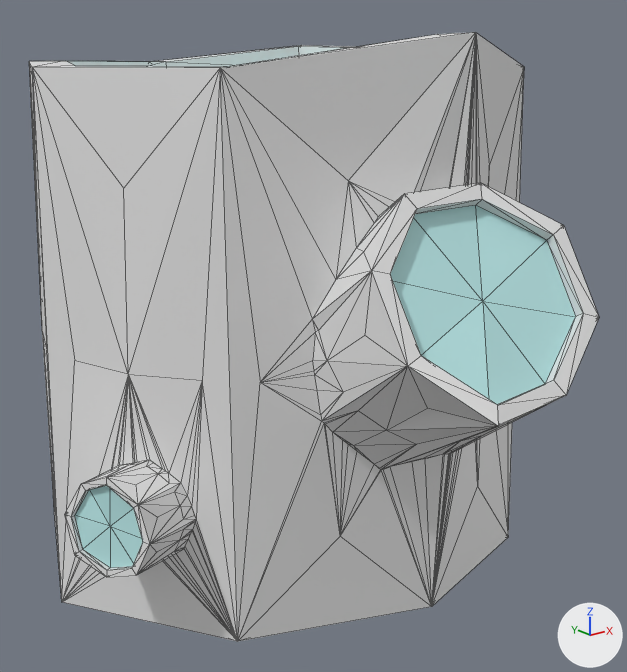
Two versions of the Blender file Assets/Models/MapObject/Log/B_Log.blend, one commit apart.
One viewpoint serves both versions: a 50 mm lens placed at (-1.065, -1.472, 9.514), pointed at (-0.014, -0.159, 8.989). Lighting does not change. The marker at lower right points along +X, +Y and +Z. Mesh edges are drawn as thin lines.

Objects in the first picture: 'Log'.
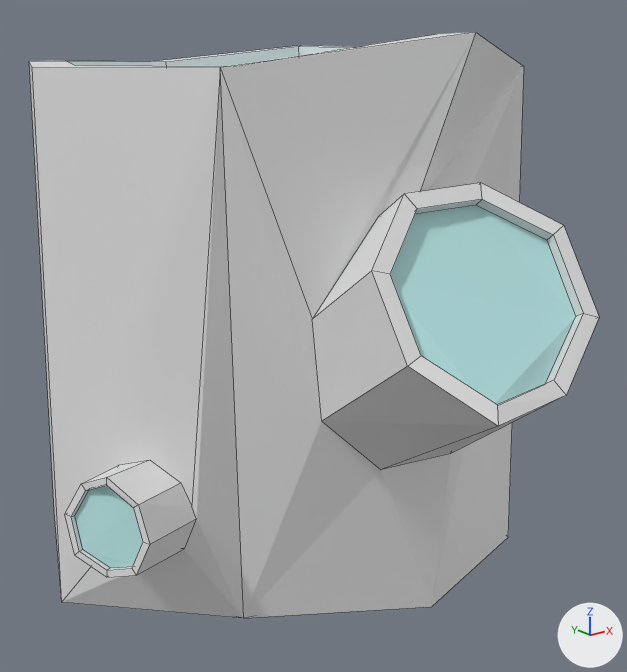
What differs and where, as boxes [x1, y1, x2, y2] in the pictures (627 x 672 px):
```json
{"object": "Log", "change": "reshaped", "before": [29, 32, 599, 641], "after": [29, 32, 599, 618]}
{"part": 1, "of": "me_log", "change": "deleted", "before": [29, 32, 575, 641]}
```

Edits to the scene script, one JSON object a line:
```json
{"block": "me_log", "where": "# used by ob_log; location = (0.0, 0.0, 9.0)"}
{"op": "remove", "block": "me_log", "code": "me_log.from_pydata(...)  # 304 vertices, 604 faces; spans x -0.566..0.52, y -0.763..0.489, z -0.506..0.559"}
{"op": "add", "block": "me_log", "code": "me_log.from_pydata(...)  # 114 vertices, 81 faces; spans x -0.566..0.52, y -0.763..0.489, z -0.506..0.559"}
{"block": "me_log", "change": "me_log part 1: 190 vertices removed from x -0.533..0.494, y -0.699..0.466, z -0.468..0.474"}
```
